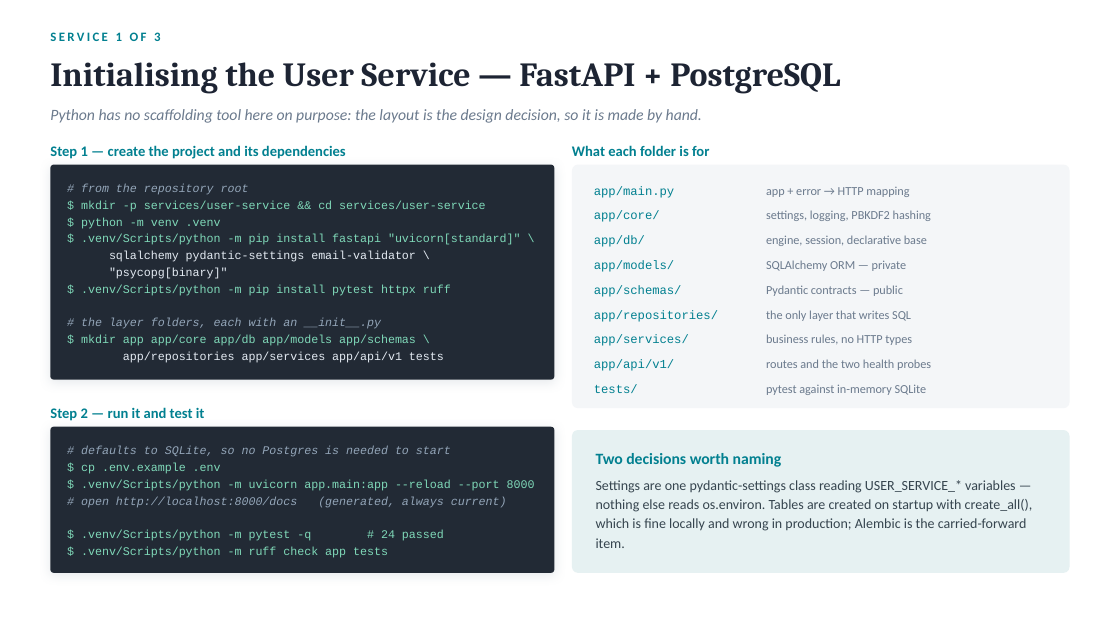
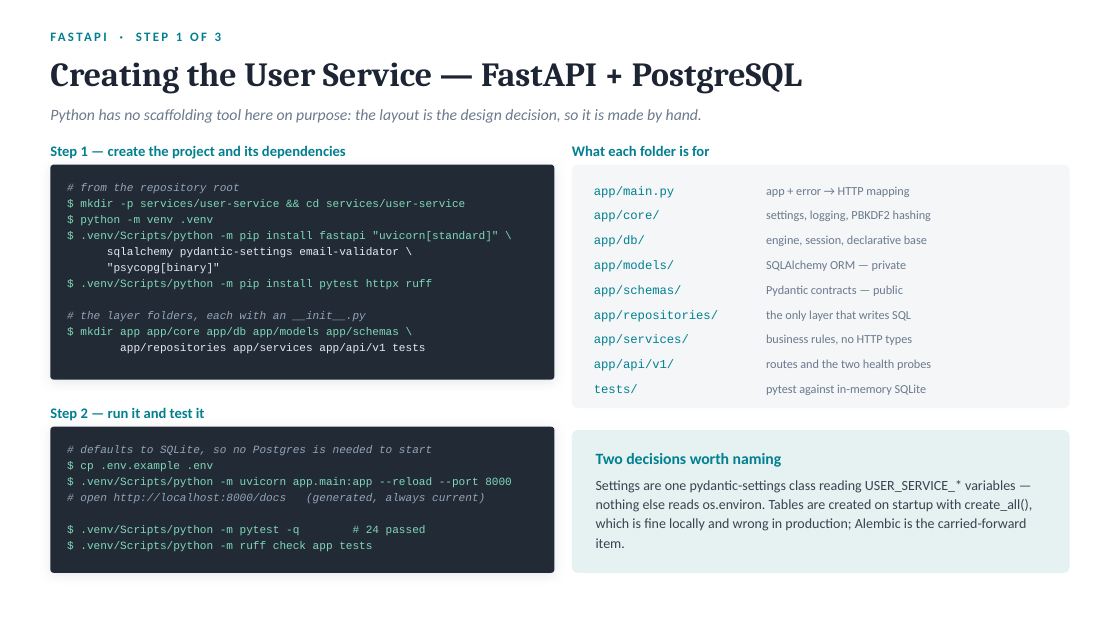
Before and after one commit to FullStack-AITech/Online-Shop-Microservices, a slide deck: slide 11 of docs/weeks-1-3-review.pptx. Drawn at 1120x630 pixels with LibreOffice and Linux fonts; fonts in the diff are those of the drawing. Boxes give left, top, right and bottom in pixels: in the first picture for what was removed or moved away, otherwise in the second. Text is boxed around its words. In the diff, an @@ line names an element or a change of style, - is before the commit and + after.

Commit message:
docs: update ppt

```diff
--- a/docs/weeks-1-3-review.pptx
+++ b/docs/weeks-1-3-review.pptx
@@ text at <box>136,32,221,41</box>: text changed @@
-SERVICE 1 OF 3
+FASTAPI · STEP 1 OF 3
@@ text at <box>50,62,802,94</box>: text changed @@
-Initialising the User Service — FastAPI + PostgreSQL
+Creating the User Service — FastAPI + PostgreSQL
@@ text "# from the repository root" at <box>80,184,498,354</box>: size 10 to 9.5 pt @@
@@ text "# defaults to SQLite, so ..." at <box>80,446,512,552</box>: size 10 to 9.5 pt @@
```
Also in this commit, not shown: 3 other slides changed, 6 slides added.
